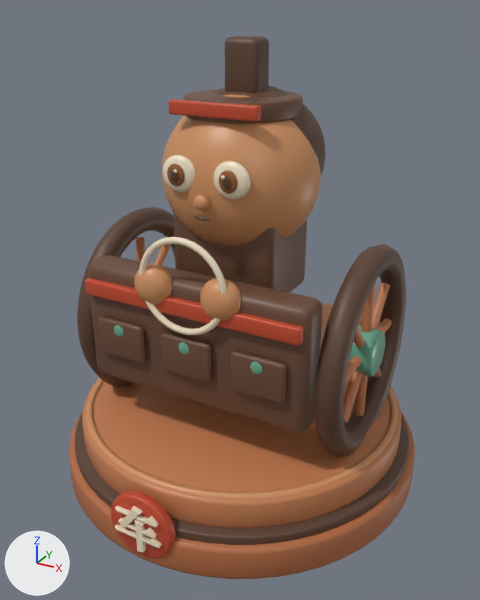
One commit to the glTF model assets/models/red-chariot-terracotta-cartoon-v1.glb: the scene before it, then after it.
Camera for both pictures: a 50 mm lens placed at (1.72, -3.15, 2.64), pointed at (0.05, -0.12, 1.13). Lighting does not change. The marker at lower left points along +X, +Y and +Z. The first picture is the older version. Vertices at exactly the same position are counted once.

The first picture shows 'Red Chariot Qin Terracotta Cartoon V1 - Joined Mesh'.
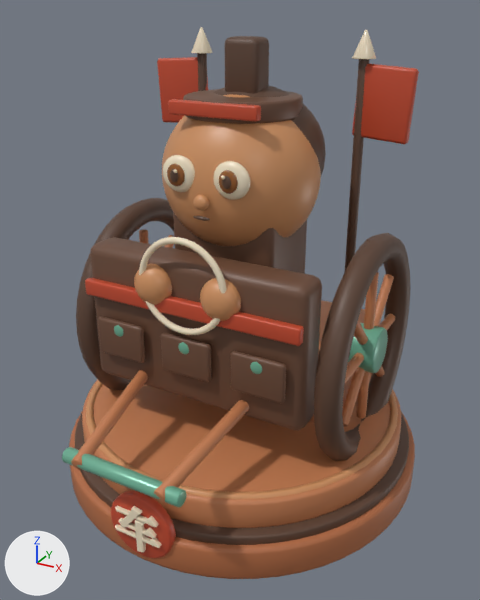
Where the change shows, as pixel boxes (x1, y1, x2, y2) in the pictures (480 x 600 px; the box of a moved part takes in the faces that stretch with it):
'Red Chariot Qin Terracotta Cartoon V1 - Joined Mesh', reshaped
    before: (69, 36, 415, 579)
    after: (62, 27, 419, 579)
part 1 of me_cylinder_061, added
    after: (379, 314, 395, 330)
part 2 of me_cylinder_061, added (red)
    after: (157, 57, 208, 123)
part 3 of me_cylinder_061, added (red)
    after: (352, 64, 419, 144)
part 4 of me_cylinder_061, moved or reshaped
    before: (349, 325, 385, 377)
    after: (348, 323, 388, 373)
part 5 of me_cylinder_061, added
    after: (197, 53, 207, 91)
part 6 of me_cylinder_061, added (brown)
    after: (344, 59, 370, 273)
part 7 of me_cylinder_061, added (orange)
    after: (71, 370, 148, 470)
part 8 of me_cylinder_061, added (orange)
    after: (154, 400, 249, 502)
part 9 of me_cylinder_061, added
    after: (191, 27, 213, 54)
part 10 of me_cylinder_061, added (beige)
    after: (352, 30, 376, 59)
part 11 of me_cylinder_061, added (green)
    after: (62, 447, 186, 508)
part 12 of me_cylinder_061, moved or reshaped
    before: (77, 207, 406, 457)
    after: (76, 198, 410, 461)

Diff of the bpy script that builds the scene:
```diff
--- a/assets/models/red-chariot-terracotta-cartoon-v1.glb.py
+++ b/assets/models/red-chariot-terracotta-cartoon-v1.glb.py
@@ me_cylinder_061 @@
 # used by ob_red_chariot_qin_terracotta_cartoon_v1___joined_mesh; location = (0.0, 0.0, 0.0)
-me_cylinder_061.from_pydata(...)  # 16064 vertices, 31940 faces; spans x -1.08..1.08, y -1.11..1.08, z 0.0..2.51
+me_cylinder_061.from_pydata(...)  # 17026 vertices, 33800 faces; spans x -1.08..1.08, y -1.23..1.08, z 0.0..2.54
+# me_cylinder_061 part 1: the loose piece of 96 vertices spanning x 0.72..0.78, y 0.01..0.07, z 0.91..1.32 is copied, and the copy is turned -90 degrees about the x axis through its middle and scaled by 1.1, then moved by (0.0, 0.27, -0.21); it spans x 0.72..0.78, y 0.08..0.53, z 0.88..0.94
+# me_cylinder_061 part 2: the loose piece of 96 vertices spanning x -0.31..0.31, y -0.25..0.23, z 1.16..1.7 is copied, and the copy is multiplied about its middle by the matrix ((0.521, -0.009, -0.036), (0.063, 0.072, -0.004), (0.026, 0.0, 0.732)), then moved by (-0.63, 0.42, 0.75), in mat_cinnabar_red_trim__glb (red #c44b2f); it spans x -0.8..-0.46, y 0.37..0.45, z 1.98..2.38
+# me_cylinder_061 part 3: the loose piece of 96 vertices spanning x -0.31..0.31, y -0.25..0.23, z 1.16..1.7 is copied, and the copy is multiplied about its middle by the matrix ((0.521, 0.009, 0.036), (-0.063, 0.072, -0.004), (-0.026, 0.0, 0.732)), then moved by (0.63, 0.42, 0.75), in mat_cinnabar_red_trim__glb (red #c44b2f); it spans x 0.46..0.8, y 0.37..0.45, z 1.98..2.38
+# me_cylinder_061 part 4: the loose piece of 168 vertices spanning x 0.67..0.83, y -0.09..0.17, z 0.78..1.04 is moved by (0.0, 0.04, 0.0)
+# me_cylinder_061 part 5: a new loose piece of 108 vertices spanning x -0.53..-0.47, y 0.39..0.45, z 1.02..2.42, in mat_deep_brown_hair_and_details__glb (brown #5b4031)
+# me_cylinder_061 part 6: a new loose piece of 108 vertices spanning x 0.47..0.53, y 0.39..0.45, z 1.02..2.42, in mat_deep_brown_hair_and_details__glb (brown #5b4031)
+# me_cylinder_061 part 7: a new loose piece of 108 vertices spanning x -0.37..-0.21, y -1.23..-0.39, z 0.59..0.83, in mat_warm_terracotta_vinyl__glb (orange #c47d52)
+# me_cylinder_061 part 8: a new loose piece of 108 vertices spanning x 0.21..0.37, y -1.23..-0.39, z 0.59..0.83, in mat_warm_terracotta_vinyl__glb (orange #c47d52)
+# me_cylinder_061 part 9: a new loose piece of 108 vertices spanning x -0.56..-0.44, y 0.36..0.48, z 2.4..2.54, in mat_warm_ivory_eye_white__glb (beige #f1e2c5)
+# me_cylinder_061 part 10: a new loose piece of 108 vertices spanning x 0.44..0.56, y 0.36..0.48, z 2.4..2.54, in mat_warm_ivory_eye_white__glb (beige #f1e2c5)
+# me_cylinder_061 part 11: a new loose piece of 108 vertices spanning x -0.34..0.34, y -1.22..-1.14, z 0.58..0.66, in mat_polished_jade_green__glb (green #6faf95)
+# me_cylinder_061 part 12: 517 vertices moved from x -0.78..0.78, y -0.52..0.35, z 0.5..1.32 to x -0.78..0.78, y -0.41..0.38, z 0.46..1.36; 1681 vertices removed from x -0.83..0.83, y -0.58..0.63, z 0.32..1.5; 1503 vertices added at x -0.83..0.83, y -0.57..0.72, z 0.27..1.56
+# other edits to the shape of me_cylinder_061 do not show in these pictures
 me_cylinder_061.materials.append(mat_thick_fired_clay_plinth__glb)
```
